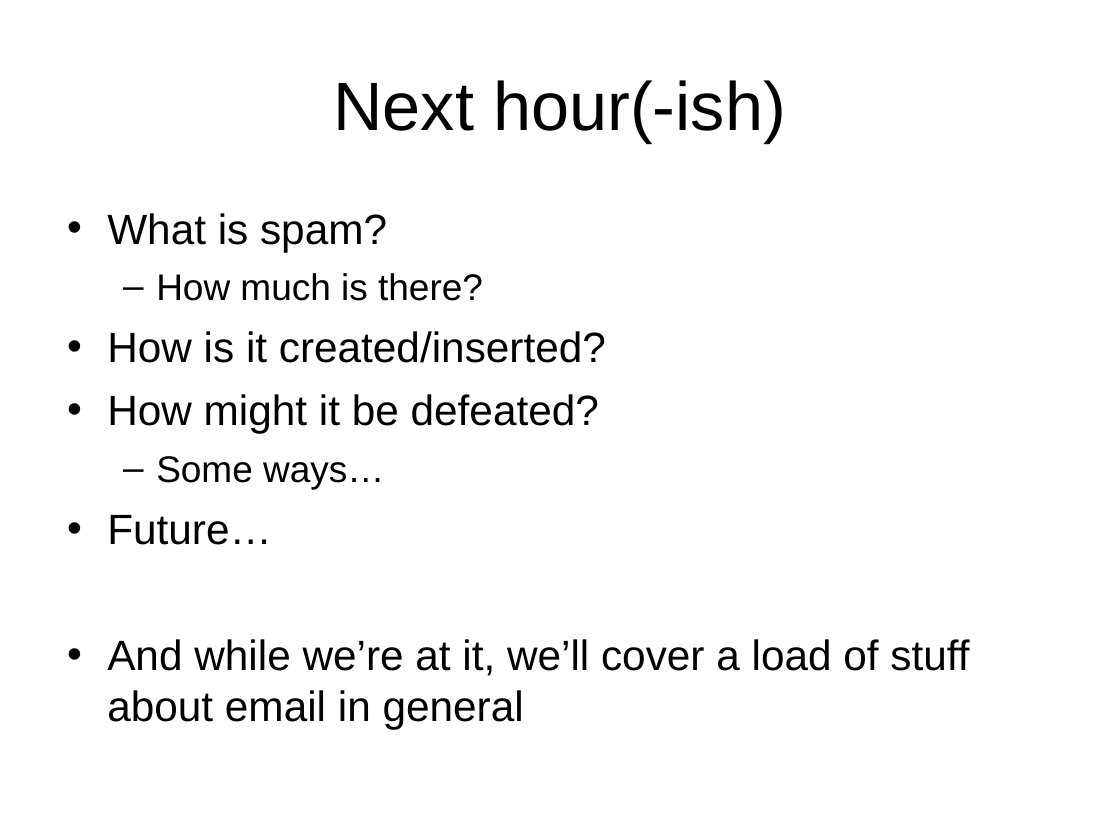
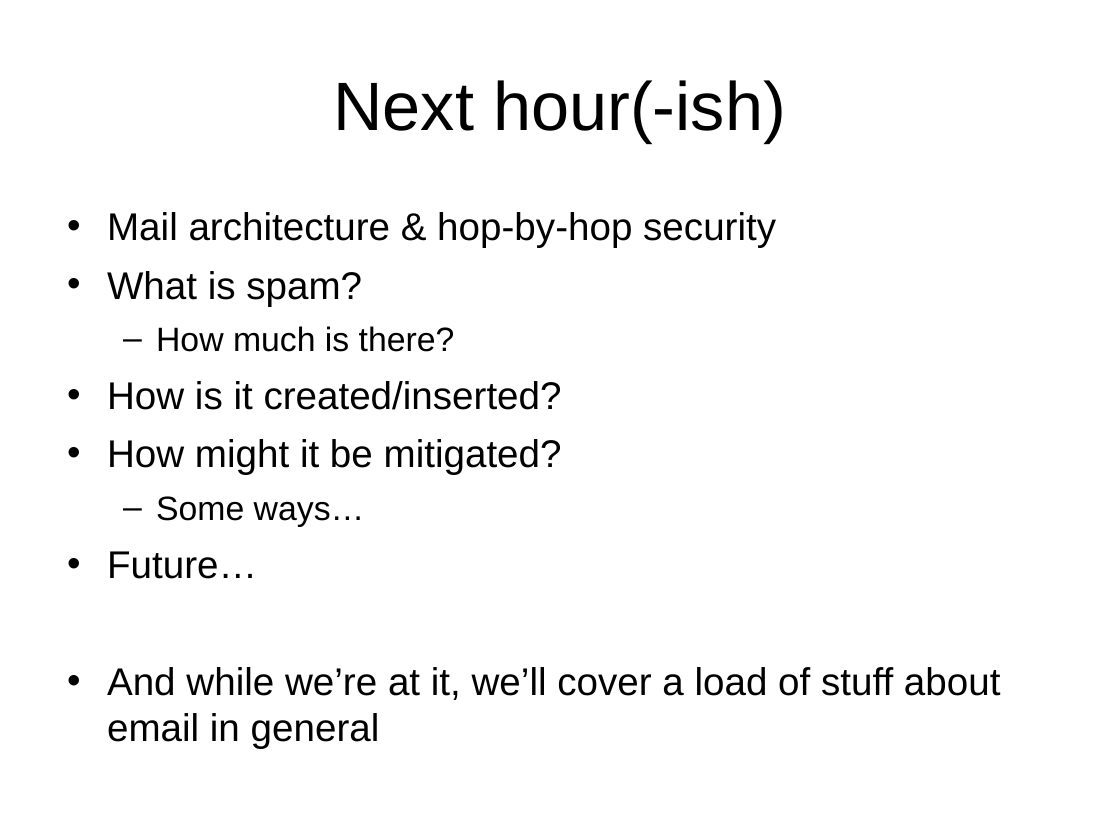
Before and after one commit to sftcd/cs7053, a slide deck: slide 2 of 2016lectures/04-spam.ppt. Drawn at 1120x840 pixels with LibreOffice and Linux fonts; fonts in the diff are those of the drawing. Boxes give left, top, right and bottom in pixels: in the first picture for what was removed or moved away, otherwise in the second. Text is boxed around its words. In the diff, an @@ line names an element or a change of style, - is before the commit and + after.

```diff
--- a/2016lectures/04-spam.ppt
+++ b/2016lectures/04-spam.ppt
@@ text at bbox=[107, 212, 776, 247]: paragraph added @@
+• Mail architecture & hop-by-hop security
@@ text at bbox=[107, 271, 1001, 749]: size 27.2 to 24.8 pt in "What is spam?", "How is it created/inserted?", "Future…", "And while we’re at it, we’ll cover ..."; size 23.8 to 21.7 pt in "How much is there?", "Some ways…" @@
@@ text at bbox=[107, 439, 562, 475]: text changed; size 27.2 to 24.8 pt @@
-• How might it be defeated?
+• How might it be mitigated?
```
Also in this commit, not shown: 7 other slides changed, 2 other files.
